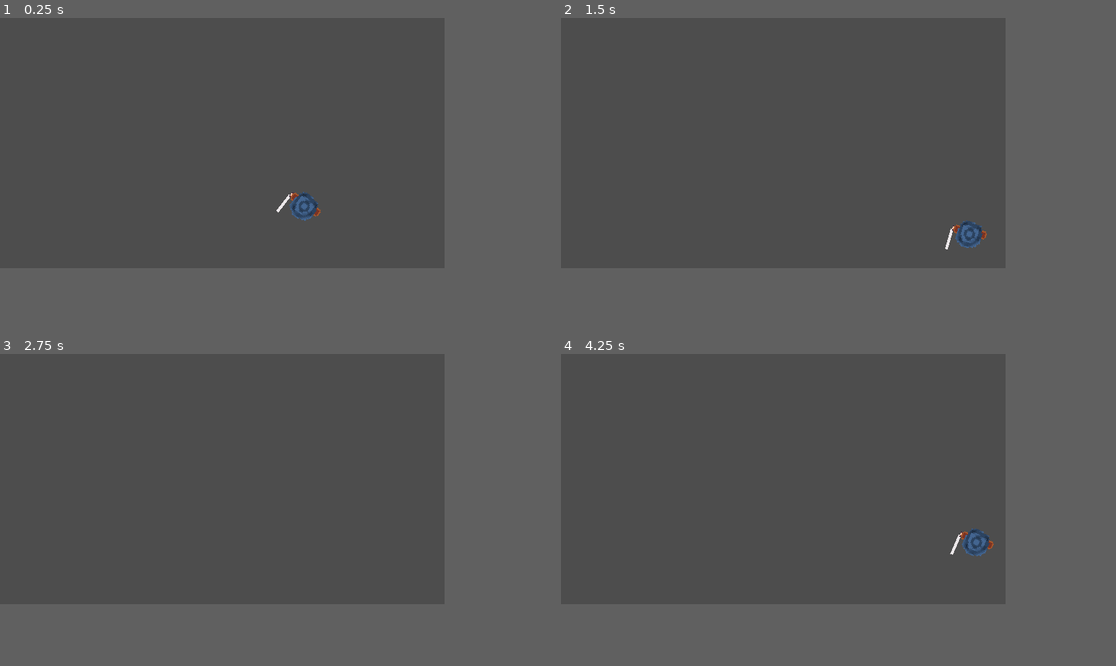
Above: before the commit, frames 1-4 (two rows, left to right).
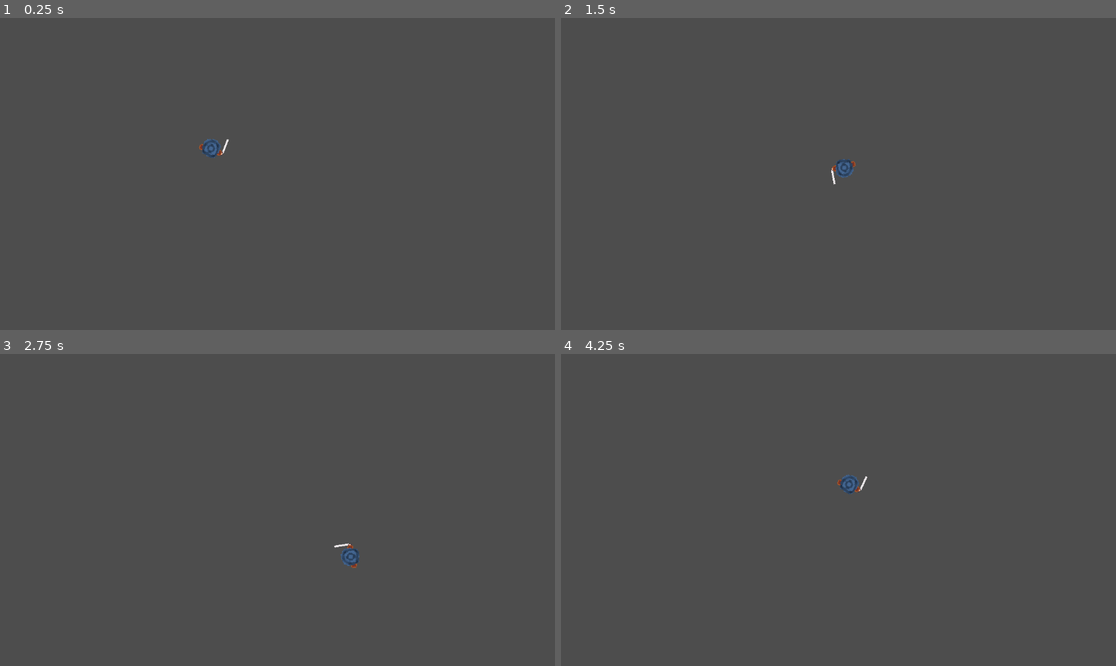
Above: after the commit, the same moments.

Repository: Ouvryyz/P2iGit
Game: Godot game, scene res://Fighter/Scenes/Player1/Player1.tscn
Two runs of this game, one before a commit and one after it. Both use one fixed random seed, a clock stepped at 60 frames per second and the inputs below.
Inputs (mouse positions are in pixels of both pictures, inside the frame that each line leads up to):
- Up to frame 1 (0.25 s): no input
- Up to frame 2 (1.5 s): tap Enter at 0.5 s; move the mouse to (882, 130) at 0.52 s; hold D (move_right) 0.53-1.28 s; tap Shift (Dash) at 0.6, 1.35 s; move the mouse to (694, 155) at 1.27 s; hold S (move_down) from 1.28 s (still down)
- Up to frame 3 (2.75 s): move the mouse to (266, 422) at 2.02 s; release S (move_down) at 2.03 s; hold D (move_right) from 2.03 s (still down); tap Shift (Dash) at 2.1 s
- Up to frame 4 (4.25 s): move the mouse to (760, 528) at 2.77 s; release D (move_right) at 2.78 s; hold W (move_up) 2.78-3.53 s; tap Shift (Dash) at 2.85, 3.6 s; move the mouse to (916, 516) at 3.52 s; hold A (move_left) from 3.53 s (still down)
In our replay, the window is 640x360 before the commit and 799x449 after it. These sizes can differ from the game's own. Grey fills any space a smaller window leaves; there, only what the larger window draws over its background counts as a difference.

The runs differ from the first frame. In frame 1, 0.6% of the frame differs, in the area x 35-58%, y 38-66%; in frame 2, 0.6%; in frame 3, 0.2%; in frame 4, 0.6%.

Commit message:
Puissance4 Début

Diff:
--- /dev/null
+++ b/Grid/Scenes/Board/Board.tscn
@@ -0,0 +1,197 @@
+[gd_scene load_steps=3 format=3 uid="uid://cclwpvdcogx7"]
+
+[ext_resource type="Script" path="res://Grid/Scenes/Board/board.gd" id="1_05mgs"]
+[ext_resource type="Texture2D" uid="uid://eys45rqbtcig" path="res://Grid/Sprites/Grille.png" id="2_qu8bs"]
+
+[node name="Board" type="Node2D"]
+script = ExtResource("1_05mgs")
+
+[node name="Grille" type="Sprite2D" parent="."]
+texture_filter = 1
+texture = ExtResource("2_qu8bs")
+
+[node name="Colonnes" type="Node2D" parent="."]
+
+[node name="Colonne1" type="TextureButton" parent="Colonnes"]
+offset_left = -170.0
+offset_top = -160.0
+offset_right = -130.0
+offset_bottom = 160.0
+
+[node name="Colonne2" type="TextureButton" parent="Colonnes"]
+offset_left = -120.0
+offset_top = -160.0
+offset_right = -80.0
+offset_bottom = 160.0
+
+[node name="Colonne3" type="TextureButton" parent="Colonnes"]
+offset_left = -70.0
+offset_top = -160.0
+offset_right = -30.0
+offset_bottom = 160.0
+
+[node name="Colonne4" type="TextureButton" parent="Colonnes"]
+offset_left = -20.0
+offset_top = -161.0
+offset_right = 20.0
+offset_bottom = 160.0
+
+[node name="Colonne5" type="TextureButton" parent="Colonnes"]
+offset_left = 31.0
+offset_top = -159.0
+offset_right = 71.0
+offset_bottom = 161.0
+
+[node name="Colonne6" type="TextureButton" parent="Colonnes"]
+offset_left = 80.0
+offset_top = -160.0
+offset_right = 120.0
+offset_bottom = 160.0
+
+[node name="Colonne7" type="TextureButton" parent="Colonnes"]
+offset_left = 130.0
+offset_top = -160.0
+offset_right = 170.0
+offset_bottom = 158.0
+
+[node name="Grille2" type="Node2D" parent="."]
+
+[node name="Row1" type="Node2D" parent="Grille2"]
+
+[node name="Cercle1" type="Marker2D" parent="Grille2/Row1"]
+position = Vector2(-150, 126)
+
+[node name="Cercle2" type="Marker2D" parent="Grille2/Row1"]
+position = Vector2(-150, 75)
+
+[node name="Cercle3" type="Marker2D" parent="Grille2/Row1"]
+position = Vector2(-150, 24)
+
+[node name="Cercle4" type="Marker2D" parent="Grille2/Row1"]
+position = Vector2(-150, -25)
+
+[node name="Cercle5" type="Marker2D" parent="Grille2/Row1"]
+position = Vector2(-150, -75)
+
+[node name="Cercle6" type="Marker2D" parent="Grille2/Row1"]
+position = Vector2(-150, -126)
+
+[node name="Row2" type="Node2D" parent="Grille2"]
+
+[node name="Cercle1" type="Marker2D" parent="Grille2/Row2"]
+position = Vector2(-100, 126)
+
+[node name="Cercle2" type="Marker2D" parent="Grille2/Row2"]
+position = Vector2(-100, 75)
+
+[node name="Cercle3" type="Marker2D" parent="Grille2/Row2"]
+position = Vector2(-100, 24)
+
+[node name="Cercle4" type="Marker2D" parent="Grille2/Row2"]
+position = Vector2(-100, -25)
+
+[node name="Cercle5" type="Marker2D" parent="Grille2/Row2"]
+position = Vector2(-100, -75)
+
+[node name="Cercle6" type="Marker2D" parent="Grille2/Row2"]
+position = Vector2(-100, -126)
+
+[node name="Row3" type="Node2D" parent="Grille2"]
+
+[node name="Cercle1" type="Marker2D" parent="Grille2/Row3"]
+position = Vector2(-50, 126)
+
+[node name="Cercle2" type="Marker2D" parent="Grille2/Row3"]
+position = Vector2(-50, 75)
+
+[node name="Cercle3" type="Marker2D" parent="Grille2/Row3"]
+position = Vector2(-50, 24)
+
+[node name="Cercle4" type="Marker2D" parent="Grille2/Row3"]
+position = Vector2(-50, -25)
+
+[node name="Cercle5" type="Marker2D" parent="Grille2/Row3"]
+position = Vector2(-50, -75)
+
+[node name="Cercle6" type="Marker2D" parent="Grille2/Row3"]
+position = Vector2(-50, -126)
+
+[node name="Row4" type="Node2D" parent="Grille2"]
+
+[node name="Cercle1" type="Marker2D" parent="Grille2/Row4"]
+position = Vector2(0, 126)
+
+[node name="Cercle2" type="Marker2D" parent="Grille2/Row4"]
+position = Vector2(0, 75)
+
+[node name="Cercle3" type="Marker2D" parent="Grille2/Row4"]
+position = Vector2(0, 24)
+
+[node name="Cercle4" type="Marker2D" parent="Grille2/Row4"]
+position = Vector2(0, -25)
+
+[node name="Cercle5" type="Marker2D" parent="Grille2/Row4"]
+position = Vector2(0, -75)
+
+[node name="Cercle6" type="Marker2D" parent="Grille2/Row4"]
+position = Vector2(0, -126)
+
+[node name="Row5" type="Node2D" parent="Grille2"]
+
+[node name="Cercle1" type="Marker2D" parent="Grille2/Row5"]
+position = Vector2(50, 126)
+
+[node name="Cercle2" type="Marker2D" parent="Grille2/Row5"]
+position = Vector2(50, 75)
+
+[node name="Cercle3" type="Marker2D" parent="Grille2/Row5"]
+position = Vector2(50, 24)
+
+[node name="Cercle4" type="Marker2D" parent="Grille2/Row5"]
+position = Vector2(50, -25)
+
+[node name="Cercle5" type="Marker2D" parent="Grille2/Row5"]
+position = Vector2(50, -75)
+
+[node name="Cercle6" type="Marker2D" parent="Grille2/Row5"]
+position = Vector2(50, -126)
+
+[node name="Row6" type="Node2D" parent="Grille2"]
+
+[node name="Cercle1" type="Marker2D" parent="Grille2/Row6"]
+position = Vector2(100, 126)
+
+[node name="Cercle2" type="Marker2D" parent="Grille2/Row6"]
+position = Vector2(100, 75)
+
+[node name="Cercle3" type="Marker2D" parent="Grille2/Row6"]
+position = Vector2(100, 24)
+
+[node name="Cercle4" type="Marker2D" parent="Grille2/Row6"]
+position = Vector2(100, -25)
+
+[node name="Cercle5" type="Marker2D" parent="Grille2/Row6"]
+position = Vector2(100, -75)
+
+[node name="Cercle6" type="Marker2D" parent="Grille2/Row6"]
+position = Vector2(100, -126)
+
+[node name="Row7" type="Node2D" parent="Grille2"]
+
+[node name="Cercle1" type="Marker2D" parent="Grille2/Row7"]
+position = Vector2(150, 128)
+
+[node name="Cercle2" type="Marker2D" parent="Grille2/Row7"]
+position = Vector2(150, 77)
+
+[node name="Cercle3" type="Marker2D" parent="Grille2/Row7"]
+position = Vector2(150, 26)
+
+[node name="Cercle4" type="Marker2D" parent="Grille2/Row7"]
+position = Vector2(150, -23)
+
+[node name="Cercle5" type="Marker2D" parent="Grille2/Row7"]
+position = Vector2(150, -73)
+
+[node name="Cercle6" type="Marker2D" parent="Grille2/Row7"]
+position = Vector2(150, -124)
--- /dev/null
+++ b/Grid/Scenes/Board/Player1.tscn
@@ -0,0 +1,9 @@
+[gd_scene load_steps=2 format=3 uid="uid://bgg4mxqsbs7xc"]
+
+[ext_resource type="Texture2D" uid="uid://jda8r7m0kv57" path="res://Grid/Sprites/yellowCoin.png" id="1_j2bhx"]
+
+[node name="Player1" type="Node2D"]
+
+[node name="YellowCoin" type="Sprite2D" parent="."]
+texture_filter = 1
+texture = ExtResource("1_j2bhx")
--- /dev/null
+++ b/Grid/Scenes/Board/Player2.tscn
@@ -0,0 +1,9 @@
+[gd_scene load_steps=2 format=3 uid="uid://dtciaqs1hmfx2"]
+
+[ext_resource type="Texture2D" uid="uid://cfecdgvjfgl3x" path="res://Grid/Sprites/RedCoin.png" id="1_r7lae"]
+
+[node name="Player2" type="Node2D"]
+
+[node name="RedCoin" type="Sprite2D" parent="."]
+texture_filter = 1
+texture = ExtResource("1_r7lae")
--- /dev/null
+++ b/Grid/Scenes/Board/board.gd
@@ -0,0 +1,109 @@
+extends Node2D
+
+
+signal Win(player)
+signal PlayerChange(player)
+signal Stalemate
+
+@onready var Columns_node = get_node("Colonnes")
+@onready var grid = get_node("Grille2")
+
+@onready var P1P = preload("res://Grid/Scenes/Board/Player1.tscn")
+@onready var P2P = preload("res://Grid/Scenes/Board/Player2.tscn")
+
+var player_turn = 1
+var rows = 6
+var cols = 7
+var grid_data = []
+
+
+func _ready():
+	_init_grid()
+
+func _init_grid():
+	grid_data = []
+	for i in range(cols):
+		grid_data.append([0] * rows)
+
+
+func place_puck(column):
+	if column < 0 or column >= cols:
+		return false
+
+
+	for row in range(rows):
+		if grid_data[column][row] == 0:
+			grid_data[column][row] = player_turn
+			_spawn_piece(column, row, player_turn)
+
+
+			if check_win(player_turn):
+				emit_signal("Win", player_turn)
+			elif check_stalemate():
+				emit_signal("Stalemate")
+			else:
+				_switch_player()
+			return true
+	return false
+
+func _spawn_piece(col, row, player):
+	var piece = P1P.instantiate() if player == 1 else P2P.instantiate()
+	var column_node = Columns_node.get_child(col)
+	column_node.add_child(piece)
+	piece.global_position = column_node.get_child(row).global_position  # Alignement parfait
+
+
+func _switch_player():
+	player_turn = 3 - player_turn
+	emit_signal("PlayerChange", player_turn)
+
+
+func check_win(player):
+	# Vérification horizontale
+	for row in range(rows):
+		for col in range(cols - 3):
+			if grid_data[col][row] == player and grid_data[col + 1][row] == player and grid_data[col + 2][row] == player and grid_data[col + 3][row] == player:
+				return true
+
+	# Vérification verticale
+	for col in range(cols):
+		for row in range(rows - 3):
+			if grid_data[col][row] == player and grid_data[col][row + 1] == player and grid_data[col][row + 2] == player and grid_data[col][row + 3] == player:
+				return true
+
+	# Vérification diagonale
+	for col in range(cols - 3):
+		for row in range(rows - 3):
+			if grid_data[col][row] == player and grid_data[col + 1][row + 1] == player and grid_data[col + 2][row + 2] == player and grid_data[col + 3][row + 3] == player:
+				return true
+
+	# Vérification diagonale
+	for col in range(3, cols):
+		for row in range(rows - 3):
+			if grid_data[col][row] == player and grid_data[col - 1][row + 1] == player and grid_data[col - 2][row + 2] == player and grid_data[col - 3][row + 3] == player:
+				return true
+
+	return false
+
+
+func check_stalemate():
+	for col in grid_data:
+		if 0 in col:
+			return false
+	return true
+
+
+func _on_Column_1_pressed():
+	place_puck(0)
+func _on_Column_2_pressed():
+	place_puck(1)
+func _on_Column_3_pressed():
+	place_puck(2)
+func _on_Column_4_pressed():
+	place_puck(3)
+func _on_Column_5_pressed():
+	place_puck(4)
+func _on_Column_6_pressed():
+	place_puck(5)
+func _on_Column_7_pressed():
+	place_puck(6)
--- /dev/null
+++ b/Grid/Scenes/Game/Game.tscn
@@ -0,0 +1,48 @@
+[gd_scene load_steps=5 format=3 uid="uid://d0bw0krvephcd"]
+
+[ext_resource type="Script" path="res://Grid/Scenes/Game/game.gd" id="1_8g0fq"]
+[ext_resource type="Texture2D" uid="uid://cgaharimrb3ls" path="res://Grid/Sprites/Fond.webp" id="2_sv5pt"]
+[ext_resource type="PackedScene" uid="uid://cclwpvdcogx7" path="res://Grid/Scenes/Board/Board.tscn" id="3_4pqhi"]
+[ext_resource type="Script" path="res://Grid/Scenes/Game/UI.gd" id="4_nnc7f"]
+
+[node name="Game" type="Node2D"]
+script = ExtResource("1_8g0fq")
+
+[node name="Fond" type="Sprite2D" parent="."]
+position = Vector2(320, 179)
+texture = ExtResource("2_sv5pt")
+
+[node name="Control" type="Control" parent="Fond"]
+layout_mode = 3
+anchor_right = 1.0
+anchor_bottom = 1.0
+offset_left = -320.0
+offset_top = -178.0
+offset_right = -319.0
+offset_bottom = -180.0
+
+[node name="Board" parent="." instance=ExtResource("3_4pqhi")]
+position = Vector2(298, 186)
+
+[node name="UI_Layer" type="CanvasLayer" parent="."]
+
+[node name="UI" type="Control" parent="UI_Layer"]
+layout_mode = 3
+anchor_right = 0.556
+anchor_bottom = 0.559
+offset_right = 0.487915
+offset_bottom = -0.231995
+script = ExtResource("4_nnc7f")
+
+[node name="VBoxContainer" type="VBoxContainer" parent="UI_Layer/UI"]
+layout_mode = 0
+offset_left = 29.0
+offset_top = 17.0
+offset_right = 107.0
+offset_bottom = 57.0
+
+[node name="TurnIndicator" type="Label" parent="UI_Layer/UI/VBoxContainer"]
+layout_mode = 2
+
+[node name="Player_Turn" type="Label" parent="UI_Layer/UI/VBoxContainer"]
+layout_mode = 2
--- /dev/null
+++ b/Grid/Scenes/Game/UI.gd
@@ -0,0 +1,11 @@
+extends Control
+
+
+# Called when the node enters the scene tree for the first time.
+func _ready() -> void:
+	pass # Replace with function body.
+
+
+# Called every frame. 'delta' is the elapsed time since the previous frame.
+func _process(delta: float) -> void:
+	pass
--- /dev/null
+++ b/Grid/Scenes/Game/game.gd
@@ -0,0 +1,11 @@
+extends Node2D
+
+
+# Called when the node enters the scene tree for the first time.
+func _ready() -> void:
+	pass # Replace with function body.
+
+
+# Called every frame. 'delta' is the elapsed time since the previous frame.
+func _process(delta: float) -> void:
+	pass
--- a/project.godot
+++ b/project.godot
@@ -14,11 +14,6 @@
 run/main_scene="res://Fighter/Scenes/Player1/Player1.tscn"
 config/features=PackedStringArray("4.3", "Forward Plus")
 config/icon="res://icon.svg"
-
-[display]
-
-window/size/viewport_width=640
-window/size/viewport_height=360
 
 [dotnet]
 
Binary file added: Grid/Sprites/RowHover.png
Not shown, added: Grid/Sprites/RowHover.png.import
